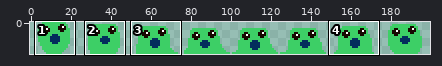
Sprite sheet, stored at img/enemy.png. The first picture is a wide view before the edit; the outline marks the close-up.
Close-up. First the earlier version:
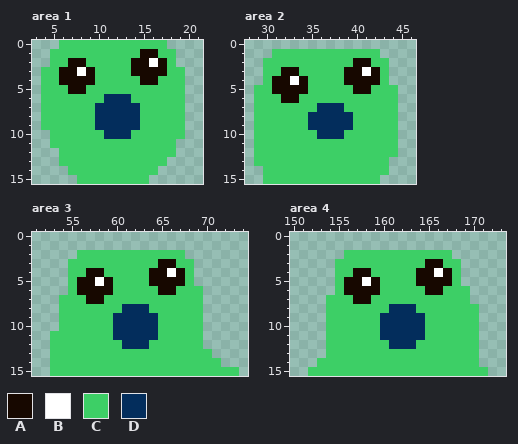
The file is 200x16 pixels. Shown: area 1: x 3..21, y 0..15; area 2: x 28..46, y 0..15; area 3: x 51..74, y 0..15; area 4: x 150..173, y 0..15. The commit also changed other parts of the picture, which this record leaves out.
Palette (. is transparent): A #170800  B #ffffff  C #3dcf66  D #032d5c
After:
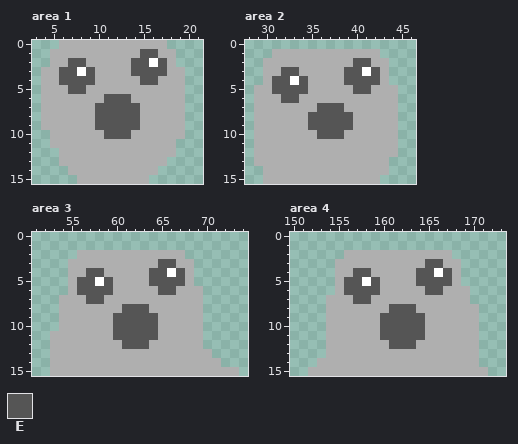
Colours new in this view: E #555555
The edit:
{"colour":"C","old":"#3dcf66","new":"#afafaf"}
{"where": "area 1"}
{"y":1,"x":15,"old":"AA","new":"EE"}
{"y":2,"x":7,"old":"AA","new":"EE"}
{"y":2,"x":14,"old":"AA","new":"EE"}
{"y":2,"x":17,"old":"A","new":"E"}
{"y":3,"x":6,"old":"AA","new":"EE"}
{"y":3,"x":9,"old":"A","new":"E"}
{"y":3,"x":14,"old":"AAAA","new":"EEEE"}
{"y":4,"x":6,"old":"AAAA","new":"EEEE"}
{"y":4,"x":15,"old":"AA","new":"EE"}
{"y":5,"x":7,"old":"AA","new":"EE"}
{"y":6,"x":11,"old":"DDD","new":"EEE"}
{"y":7,"x":10,"old":"DDDDD","new":"EEEEE"}
{"y":8,"x":10,"old":"DDDDD","new":"EEEEE"}
{"y":9,"x":10,"old":"DDDDD","new":"EEEEE"}
{"y":10,"x":11,"old":"DDD","new":"EEE"}
{"where": "area 2"}
{"y":2,"x":40,"old":"AA","new":"EE"}
{"y":3,"x":32,"old":"AA","new":"EE"}
{"y":3,"x":39,"old":"AA","new":"EE"}
{"y":3,"x":42,"old":"A","new":"E"}
{"y":4,"x":31,"old":"AA","new":"EE"}
{"y":4,"x":34,"old":"A","new":"E"}
{"y":4,"x":39,"old":"AAAA","new":"EEEE"}
{"y":5,"x":31,"old":"AAAA","new":"EEEE"}
{"y":5,"x":40,"old":"AA","new":"EE"}
{"y":6,"x":32,"old":"AA","new":"EE"}
{"y":7,"x":36,"old":"DDD","new":"EEE"}
{"y":8,"x":35,"old":"DDDDD","new":"EEEEE"}
{"y":9,"x":35,"old":"DDDDD","new":"EEEEE"}
{"y":10,"x":36,"old":"DDD","new":"EEE"}
{"where": "area 3"}
{"y":3,"x":65,"old":"AA","new":"EE"}
{"y":4,"x":57,"old":"AA","new":"EE"}
{"y":4,"x":64,"old":"AA","new":"EE"}
{"y":4,"x":67,"old":"A","new":"E"}
{"y":5,"x":56,"old":"AA","new":"EE"}
{"y":5,"x":59,"old":"A","new":"E"}
{"y":5,"x":64,"old":"AAAA","new":"EEEE"}
{"y":6,"x":56,"old":"AAAA","new":"EEEE"}
{"y":6,"x":65,"old":"AA","new":"EE"}
{"y":7,"x":57,"old":"AA","new":"EE"}
{"y":8,"x":61,"old":"DDD","new":"EEE"}
{"y":9,"x":60,"old":"DDDDD","new":"EEEEE"}
{"y":10,"x":60,"old":"DDDDD","new":"EEEEE"}
{"y":11,"x":60,"old":"DDDDD","new":"EEEEE"}
{"y":12,"x":61,"old":"DDD","new":"EEE"}
{"where": "area 4"}
{"y":3,"x":165,"old":"AA","new":"EE"}
{"y":4,"x":157,"old":"AA","new":"EE"}
{"y":4,"x":164,"old":"AA","new":"EE"}
{"y":4,"x":167,"old":"A","new":"E"}
{"y":5,"x":156,"old":"AA","new":"EE"}
{"y":5,"x":159,"old":"A","new":"E"}
{"y":5,"x":164,"old":"AAAA","new":"EEEE"}
{"y":6,"x":156,"old":"AAAA","new":"EEEE"}
{"y":6,"x":165,"old":"AA","new":"EE"}
{"y":7,"x":157,"old":"AA","new":"EE"}
{"y":8,"x":161,"old":"DDD","new":"EEE"}
{"y":9,"x":160,"old":"DDDDD","new":"EEEEE"}
{"y":10,"x":160,"old":"DDDDD","new":"EEEEE"}
{"y":11,"x":160,"old":"DDDDD","new":"EEEEE"}
{"y":12,"x":161,"old":"DDD","new":"EEE"}
